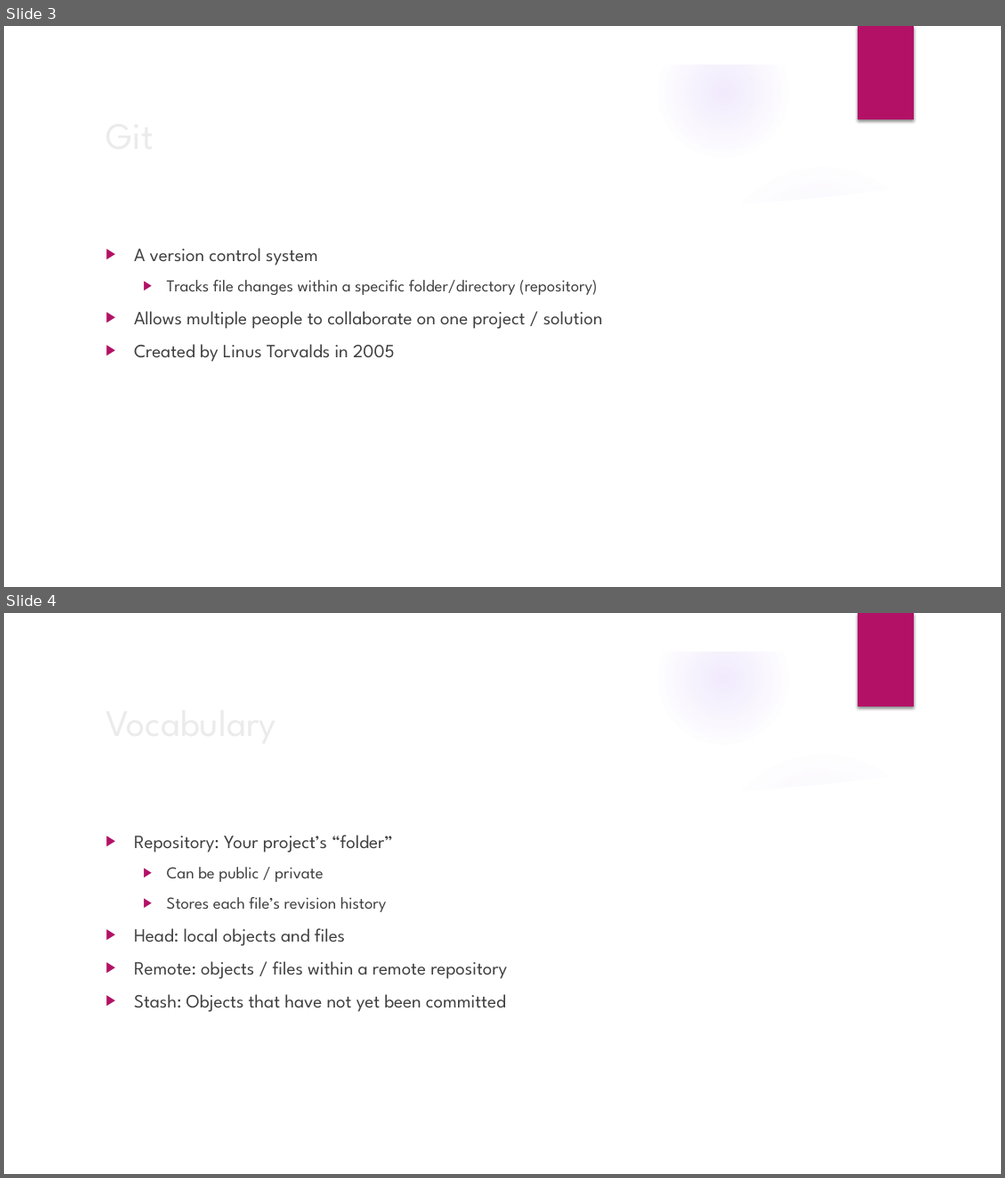
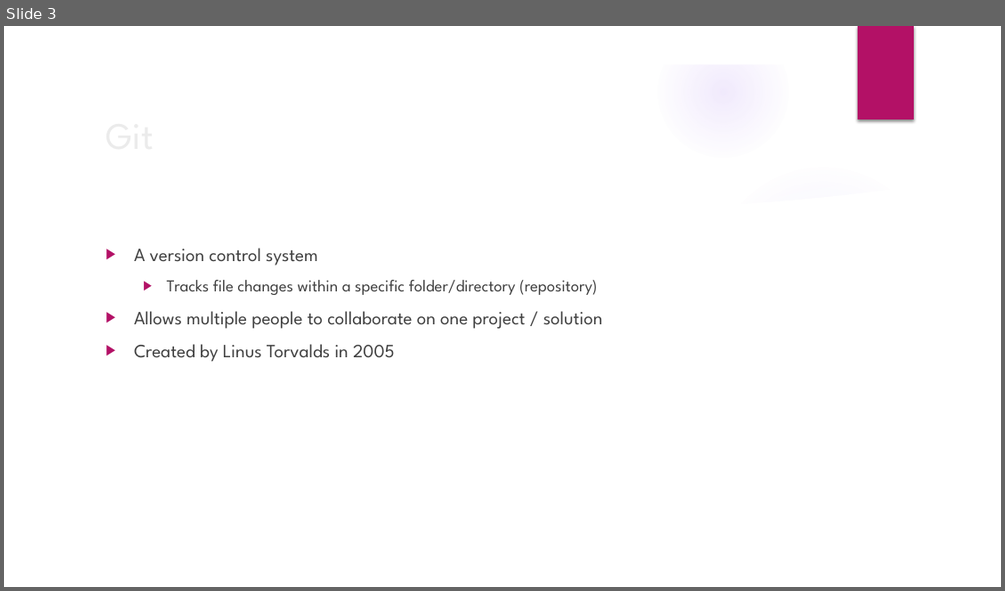
Before and after one commit to CalebBertels/SEinclass, a slide deck: Git.pptx. Shown one above the other, each under a label of ours: slides 3 and 4 before the commit, slide 3 after it. The pictures are 1005x1178 and 1005x591 pixels, drawn with LibreOffice and Linux fonts; fonts in the diff are those of the drawing; background and template pictures are left out. Boxes give left, top, right and bottom in pixels: in the first picture for what was removed or moved away, otherwise in the second. Text is boxed around its words. In the diff, an @@ line names an element or a change of style, - is before the commit and + after.

```diff
--- a/Git.pptx
+++ b/Git.pptx
@@ slide 4 removed at (4, 613, 1001, 1174), background picture (left out); not listed: 9 template elements that a slide beside it also shows @@
@@ title removed at (98, 692, 815, 750) @@
-Vocabulary
@@ text removed at (134, 835, 507, 1012) @@
-▶ Repository: Your project’s “folder”
-  ▶ Can be public / private
-  ▶ Stores each file’s revision history
-▶ Head: local objects and files
-▶ Remote: objects / files within a remote repository
-▶ Stash: Objects that have not yet been committed
```
Also in this commit, not shown: 4 slides changed.
